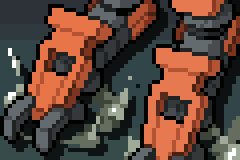
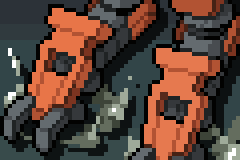
Revision of a layered 240×160 image; what changed, layer by layer:
painted on "Layer" over box(172, 0, 224, 16)
